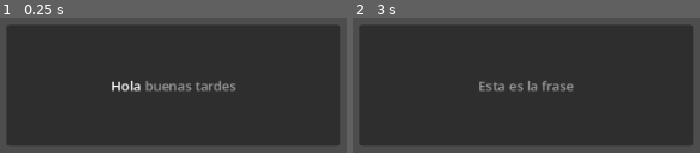
Above: before the commit, frames 1-2 (left to right).
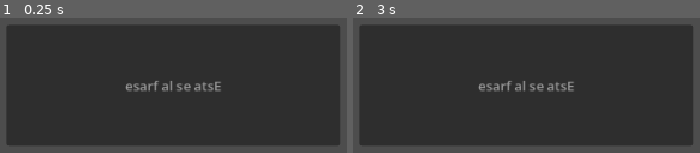
Above: after the commit, the same moments.

Repository: Goonie19/ReverseTypingGame
Game: Godot game, scene res://scenes/game_scene.tscn
Same seed, same stepped clock (60 frames per second), same inputs: the game is played once before the commit and once after it. The project has no main scene, so this scene is started directly.
Inputs:
- Up to frame 1 (0.25 s): no input
- Up to frame 2 (3 s): tap Enter at 0.5, 2 s; tap Space at 1.25, 2.75 s

The runs differ from the first frame. In frame 1, 1.4% of the frame differs, in the area x 32-69%, y 46-55%; in frame 2, 1.0%.

Commit message:
Minigame loop done

Diff:
--- a/scenes/game_scene.tscn
+++ b/scenes/game_scene.tscn
@@ -1,6 +1,60 @@
 [gd_scene format=3 uid="uid://dv8a1583lhqwm"]
 
 [ext_resource type="Script" uid="uid://dg01kto7lgnjy" path="res://scripts/Minigame/minigame_controller.gd" id="1_w5aja"]
+
+[sub_resource type="Animation" id="Animation_ycayy"]
+resource_name = "Appear"
+tracks/0/type = "value"
+tracks/0/imported = false
+tracks/0/enabled = true
+tracks/0/path = NodePath("Typing UI:modulate:a")
+tracks/0/interp = 1
+tracks/0/loop_wrap = true
+tracks/0/keys = {
+"times": PackedFloat32Array(0, 1),
+"transitions": PackedFloat32Array(1, 1),
+"update": 0,
+"values": [0.0, 1.0]
+}
+tracks/1/type = "value"
+tracks/1/imported = false
+tracks/1/enabled = true
+tracks/1/path = NodePath("Typing UI:visible")
+tracks/1/interp = 1
+tracks/1/loop_wrap = true
+tracks/1/keys = {
+"times": PackedFloat32Array(0),
+"transitions": PackedFloat32Array(1),
+"update": 1,
+"values": [true]
+}
+
+[sub_resource type="Animation" id="Animation_bw6k5"]
+resource_name = "Disappear"
+tracks/0/type = "value"
+tracks/0/imported = false
+tracks/0/enabled = true
+tracks/0/path = NodePath("Typing UI:visible")
+tracks/0/interp = 1
+tracks/0/loop_wrap = true
+tracks/0/keys = {
+"times": PackedFloat32Array(0.033333335, 1),
+"transitions": PackedFloat32Array(1, 1),
+"update": 1,
+"values": [true, false]
+}
+tracks/1/type = "value"
+tracks/1/imported = false
+tracks/1/enabled = true
+tracks/1/path = NodePath("Typing UI:modulate:a")
+tracks/1/interp = 1
+tracks/1/loop_wrap = true
+tracks/1/keys = {
+"times": PackedFloat32Array(0, 1),
+"transitions": PackedFloat32Array(1, 1),
+"update": 0,
+"values": [1.0, 0.0]
+}
 
 [sub_resource type="Animation" id="Animation_w5aja"]
 resource_name = "NotShowing"
@@ -58,6 +112,8 @@
 
 [sub_resource type="AnimationLibrary" id="AnimationLibrary_ycayy"]
 _data = {
+&"Appear": SubResource("Animation_ycayy"),
+&"Disappear": SubResource("Animation_bw6k5"),
 &"NotShowing": SubResource("Animation_w5aja"),
 &"RESET": SubResource("Animation_onqr8")
 }
@@ -66,6 +122,8 @@
 script = ExtResource("1_w5aja")
 input = NodePath("Typing UI/LineEdit")
 text_label = NodePath("Typing UI/Typing Panel/GreyTextLabel")
+waveAmp = 75
+waveFreq = 20
 
 [node name="Typing UI" type="Control" parent="." unique_id=1719124110]
 layout_mode = 3
@@ -112,11 +170,12 @@
 grow_vertical = 2
 theme_override_colors/default_color = Color(0.601223, 0.601223, 0.60122293, 1)
 bbcode_enabled = true
-text = "[color=white]Hola[/color] buenas tardes"
 horizontal_alignment = 1
 vertical_alignment = 1
 
 [node name="AnimationPlayer" type="AnimationPlayer" parent="." unique_id=1605317890]
 libraries/ = SubResource("AnimationLibrary_ycayy")
 
+[node name="Timer" type="Timer" parent="." unique_id=628395379]
+
 [connection signal="text_changed" from="Typing UI/LineEdit" to="." method="check_result"]
--- a/scripts/Minigame/minigame_controller.gd
+++ b/scripts/Minigame/minigame_controller.gd
@@ -4,19 +4,32 @@
 
 @export var input : LineEdit
 @export var text_label : RichTextLabel
+@export var timer : Timer
+@export var animator : AnimationPlayer
 
 @export var text_to_type : String = "Esta es la frase"
 
-@export var waveAmp : float = 50.0
-@export var waveFreq : float = 0.5
+@export var waveAmp : int = 50
+@export var waveFreq : int = 5
 @export var waveConnected : int = 0
+
+var wave_tag_init : String = "[wave amp=%d freq=%de connected=%d]" % [waveAmp, waveFreq, waveConnected]
+var wave_tag_end : String = "[/wave]"
 
 var current_text_index = 0
 
+var currently_playing : bool = false
+
 func _ready() -> void:
 	input.grab_focus()
+	text_to_type = text_to_type.reverse()
+	text_label.text = text_to_type
+	currently_playing = true;
 
 func check_result(new_text: String) -> void:
+	if not currently_playing :
+		return
+
 	if not text_to_type.begins_with(new_text):
 		reset_text()
 	else:
@@ -32,3 +45,9 @@
 	colored_text = "[color=white]" + colored_text
 	text_label.text = colored_text
 	current_text_index += 1
+	check_if_completed()
+
+func check_if_completed() -> void:
+	if current_text_index >= text_to_type.length():
+		text_label.text = wave_tag_init + text_label.text + wave_tag_end
+		currently_playing = false
